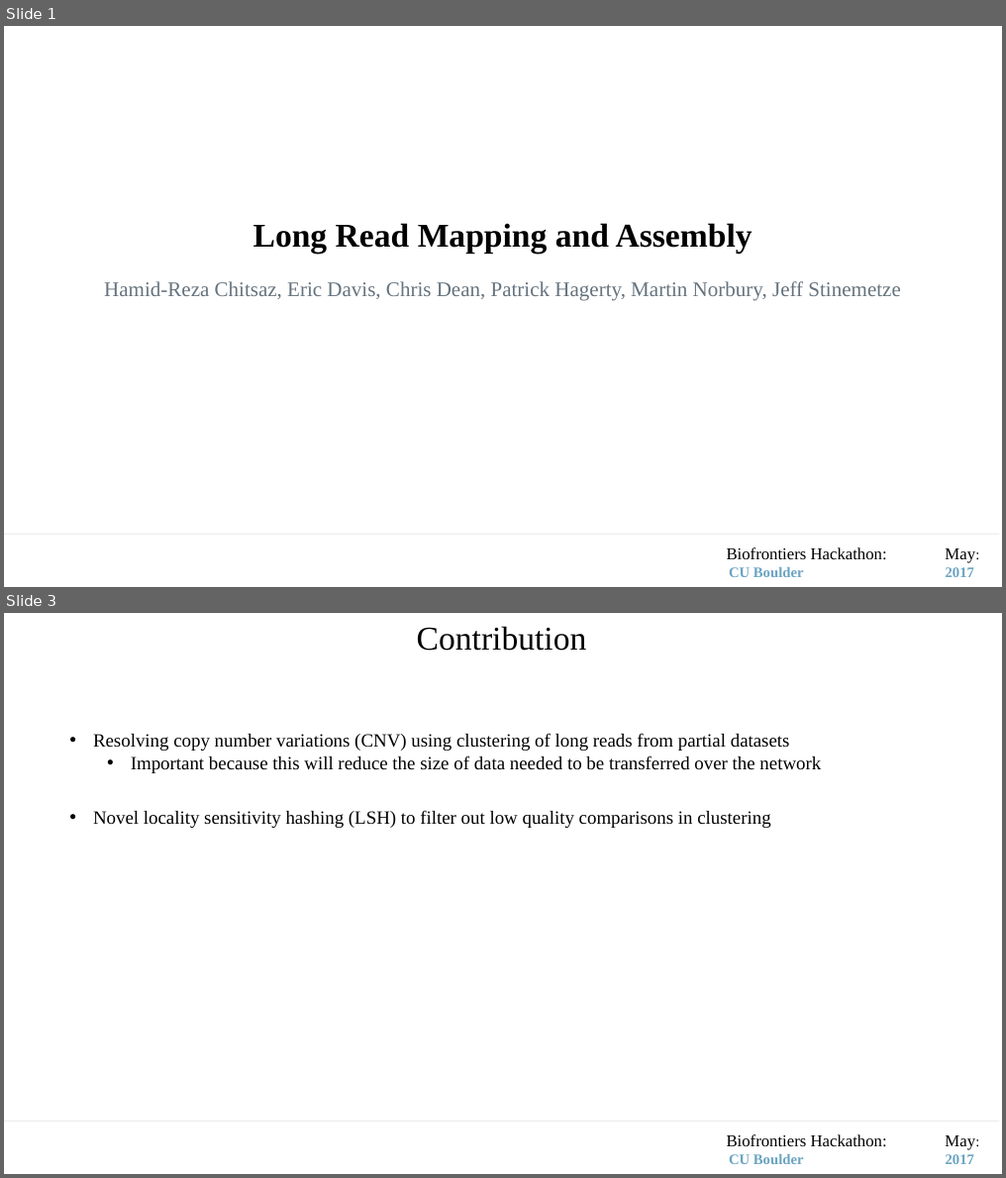
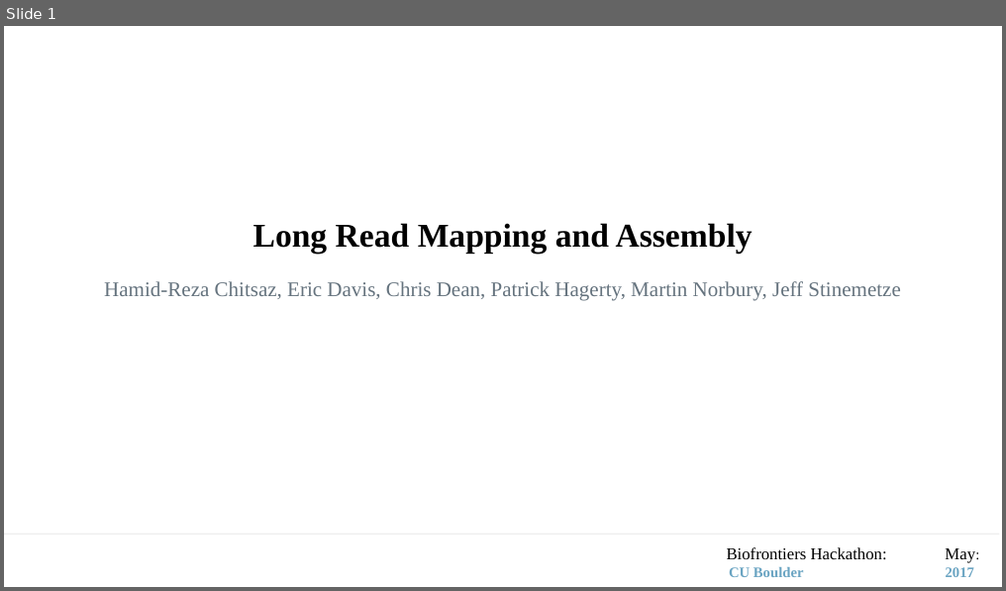
Before and after one commit to davisem/spire, a slide deck: LongReadAssembler.pptx. Shown one above the other, each under a label of ours: slides 1 and 3 before the commit, slide 1 after it; the slides between them are not shown. The pictures are 1006x1178 and 1006x591 pixels, drawn with LibreOffice and Linux fonts; fonts in the diff are those of the drawing. Boxes give left, top, right and bottom in pixels: in the first picture for what was removed or moved away, otherwise in the second. Text is boxed around its words. In the diff, an @@ line names an element or a change of style, - is before the commit and + after.

```diff
--- a/LongReadAssembler.pptx
+++ b/LongReadAssembler.pptx
@@ slide 3 removed at (4,613,1002,1174), background #FFFFFF @@
@@ text removed at (417,626,587,651) @@
-Contribution
@@ text removed at (93,733,821,773) @@
-• Resolving copy number variations (CNV) using clustering of long reads from partial datasets
-  • Important because this will reduce the size of data needed to be transferred over the network
@@ text removed at (93,810,770,828) @@
-• Novel locality sensitivity hashing (LSH) to filter out low quality comparisons in clustering
@@ line removed from (4, 1121) to (1000, 1121) @@
@@ text removed at (727,1135,975,1164) @@
-Biofrontiers Hackathon: May:
-CU Boulder 2017
```
Also in this commit, not shown: 4 slides added, 2 other slides removed, 1 other file.
